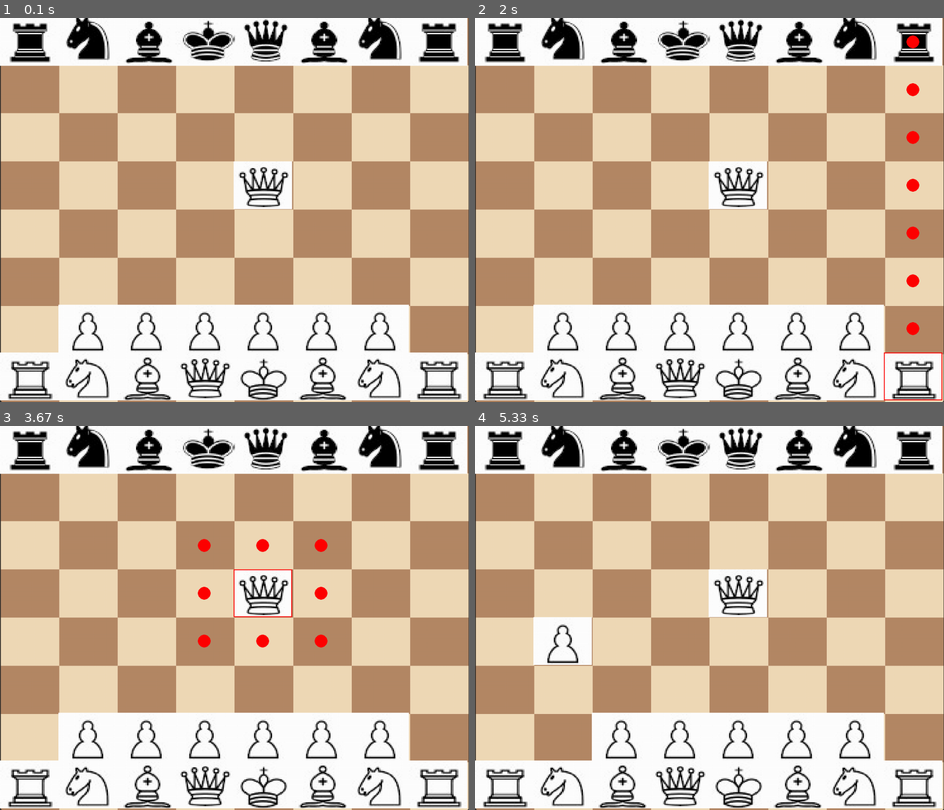
Above: before the commit, frames 1-4 (two rows, left to right).
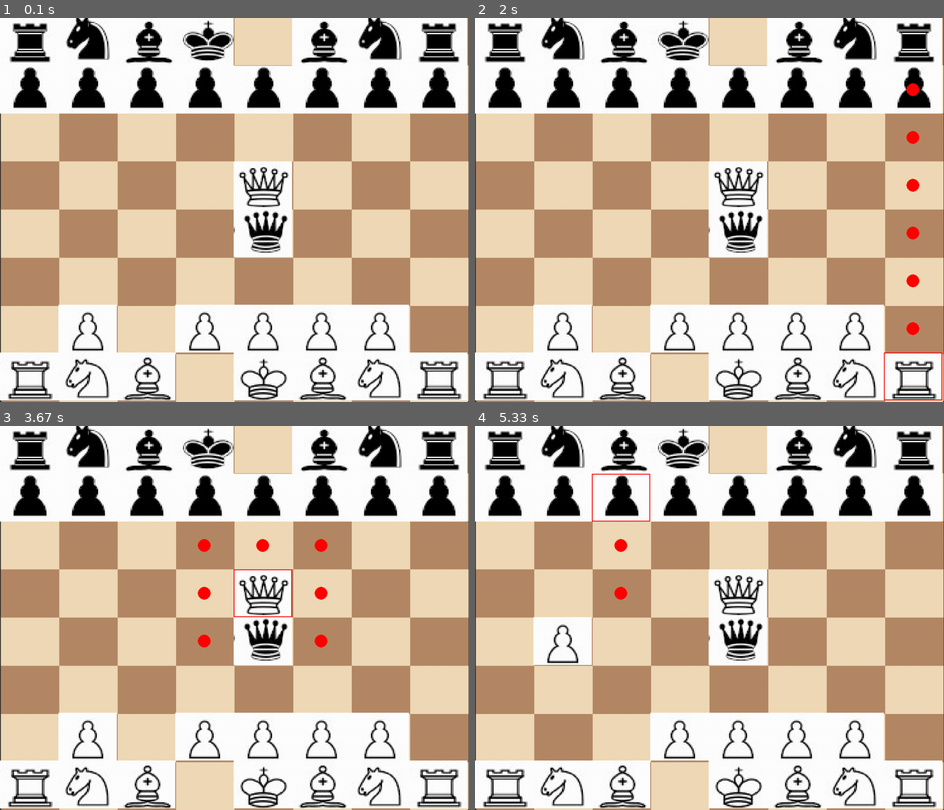
Above: after the commit, the same moments.

Repository: Guillotine189/pygame
Game: pygame game, started from Chess/Game.py
Two runs of this game, one before a commit and one after it. Both use one fixed random seed, a clock stepped at 60 frames per second and the inputs below.
Inputs (mouse positions are in pixels of both pictures, inside the frame that each line leads up to):
- Up to frame 1 (0.1 s): no input
- Up to frame 2 (2 s): click (709, 210) at 0.38 s; click (883, 344) at 1.22 s; click (596, 133) at 1.55 s; click (887, 355) at 1.88 s
- Up to frame 3 (3.67 s): click (168, 537) at 2.22 s; click (398, 717) at 2.55 s; click (79, 656) at 2.88 s; click (253, 602) at 3.58 s
- Up to frame 4 (5.33 s): click (878, 706) at 4.05 s; click (564, 760) at 4.38 s; click (564, 641) at 4.72 s; click (596, 518) at 5.05 s

The runs differ from the first frame. In frame 1, 19% of the frame differs, in the area x 0-100%, y 0-100%; in frame 2, 19%; in frame 3, 19%; in frame 4, 19%.

Commit message:
added check

Diff:
--- a/Chess/Game.py
+++ b/Chess/Game.py
@@ -87,8 +87,9 @@
 
                 if (bo.board[i][j] == 0 or bo.board[i][j].color != bo.board[start_row][start_col].color) and check_element_in_arr((i, j), valid_moves):
                     move = 0
-                    print("MOVED")
                     king_was_not_able_to_move = bo.move_piece(start_row, start_col, i, j, current_player_color)
+                    bo.check('w')
+                    bo.check('b')
                     bo.deselect_all()
                     if king_was_not_able_to_move:
                         pass
@@ -97,6 +98,8 @@
                             current_player_color = 'b'
                         else:
                             current_player_color = 'w'
+
+                        print("MOVED")
                 elif (i, j) == (start_row, start_col):
                     move = 0
                     bo.deselect_all()
--- a/Chess/Pieces.py
+++ b/Chess/Pieces.py
@@ -53,6 +53,7 @@
         self.drawimage = None
         self.width = int(1100/8)
         self.height = int(900/8)
+        self.check = False
 
     def my_color(self):
         return self.color
@@ -67,6 +68,9 @@
             self.drawimage = B[self.image]
 
         screen.blit(self.drawimage, (self.column * self.width, self.row * self.height))
+        if self.check:
+            pygame.draw.rect(screen, 'blue', (self.column * self.width, self.row * self.height, self.width, self.height), 0)
+
         if self.selected:
 
             valid_moves = self.valid_moves(board)
@@ -74,6 +78,7 @@
                 for d in valid_moves:
                     center = d[1]*self.width + self.width/2, d[0]*self.height + self.height/2
                     pygame.draw.circle(screen, 'red', center, 15, 0)
+
 
             pygame.draw.rect(screen, 'red', (self.column * self.width, self.row * self.height, self.width, self.height), 2)
 
@@ -371,6 +376,7 @@
 
 class King(pieces):
     image = 1
+    check = False
 
     def valid_moves(self, board):
         moves = []
@@ -450,25 +456,7 @@
                 if p.color != self.color and type(p) != type(board[i][j]):
                     moves.append((i + 1, j + 1))
 
-        # danger_moves = self.king_danger_moves(board)
-        # for i in moves:
-        #     for j in danger_moves:
-        #         if i == j:
-        #             moves.remove(i)
-
         return moves
-
-
-
-
-
-
-
-
-
-
-
-
 
 
 
--- a/Chess/board.py
+++ b/Chess/board.py
@@ -18,8 +18,9 @@
 
 
 def check_element_in_arr(element, arr):
-
+    # print(arr)
     for i in arr:
+        # print(i, element)
         if type(i) == type(check_tup):
             # THIS IS A TUPLE
             if element == i:
@@ -27,6 +28,7 @@
         elif type(i) == type(check_list) and len(i) > 0:
             # THE TUPLES ARE IN A LIST
             for j in i:
+                # print(j, element)
                 if element == j:
                     return True
         else:
@@ -57,38 +59,43 @@
         self.board[0][1] = Knight(0, 1, 'b')
         self.board[0][2] = Bishop(0, 2, 'b')
         self.board[0][3] = Queen(0, 3, 'b')
-        self.board[0][4] = King(0, 4, 'b')
+        # self.board[0][4] = King(0, 4, 'b')
         self.board[0][5] = Bishop(0, 5, 'b')
         self.board[0][6] = Knight(0, 6, 'b')
         self.board[0][7] = Rook(0, 7, 'b')
 
-        # self.board[1][0] = Pawn(1, 0, 'b')
-        # self.board[1][1] = Pawn(1, 1, 'b')
-        # self.board[1][2] = Pawn(1, 2, 'b')
-        # self.board[1][3] = Pawn(1, 3, 'b')
-        # self.board[1][4] = Pawn(1, 4, 'b')
-        # self.board[1][5] = Pawn(1, 5, 'b')
-        # self.board[1][6] = Pawn(1, 6, 'b')
-        # self.board[1][7] = Pawn(1, 7, 'b')
+        self.board[1][0] = Pawn(1, 0, 'b')
+        self.board[1][1] = Pawn(1, 1, 'b')
+        self.board[1][2] = Pawn(1, 2, 'b')
+        self.board[1][3] = Pawn(1, 3, 'b')
+        self.board[1][4] = Pawn(1, 4, 'b')
+        self.board[1][5] = Pawn(1, 5, 'b')
+        self.board[1][6] = Pawn(1, 6, 'b')
+        self.board[1][7] = Pawn(1, 7, 'b')
+        self.board[6][3] = Pawn(6, 3, 'w')
+        self.board[6][4] = Pawn(6, 4, 'w')
+        self.board[6][5] = Pawn(6, 5, 'w')
+        self.board[6][6] = Pawn(6, 6, 'w')
 
         self.board[3][4] = King(3, 4, 'w')
+        self.board[4][4] = King(4, 4, 'b')
 
         self.board[7][0] = Rook(7, 0, 'w')
         self.board[7][1] = Knight(7, 1, 'w')
         self.board[7][2] = Bishop(7, 2, 'w')
         self.board[7][4] = Queen(7, 4, 'w')
-        self.board[7][3] = King(7, 3, 'w')
+        # self.board[7][3] = King(7, 3, 'w')
         self.board[7][5] = Bishop(7, 5, 'w')
         self.board[7][6] = Knight(7, 6, 'w')
         self.board[7][7] = Rook(7, 7, 'w')
 
         # self.board[6][0] = Pawn(6, 0, 'w')
         self.board[6][1] = Pawn(6, 1, 'w')
-        self.board[6][2] = Pawn(6, 2, 'w')
-        self.board[6][3] = Pawn(6, 3, 'w')
-        self.board[6][4] = Pawn(6, 4, 'w')
-        self.board[6][5] = Pawn(6, 5, 'w')
-        self.board[6][6] = Pawn(6, 6, 'w')
+        # self.board[6][2] = Pawn(6, 2, 'w')
+        # self.board[6][3] = Pawn(6, 3, 'w')
+        # self.board[6][4] = Pawn(6, 4, 'w')
+        # self.board[6][5] = Pawn(6, 5, 'w')
+        # self.board[6][6] = Pawn(6, 6, 'w')
         # self.board[6][7] = Pawn(6, 7, 'w')
 
     def draw(self, screen):
@@ -214,6 +221,22 @@
                     self.move_old_piece = False
                  #  Return 1 so that you will not change player
 
+        if self.check(color_current):
+            piece_at_new_pos = self.board[ni][nj]
+            self.board[ni][nj] = self.board[oi][oj]  # new position
+            self.board[oi][oj] = 0
+
+            if self.check(color_current):
+                king_was_not_able_to_move = True
+                self.update_old_piece = False
+                self.remove_old_piece = False
+                self.move_old_piece = False
+            else:
+                pass
+
+            self.board[oi][oj] = self.board[ni][nj]
+            self.board[ni][nj] = piece_at_new_pos
+
 
 
         if self.update_old_piece:
@@ -235,7 +258,7 @@
         piece_at_new_pos = self.board[k][l]
 
         self.board[k][l] = self.board[ii][ij] # new position has king
-        # self.board[ii][ij].move(k, l)
+        # self.board[ii][ij].move(k, l            # self.board[ii][ij].move(k, l))
         self.board[ii][ij] = 0
 
         new_danger_moves = self.king_danger_moves(k, l)
@@ -270,6 +293,9 @@
                                 if j > 0:
                                     danger_moves.append((i - 1, j - 1))
 
+                        elif isinstance(self.board[i][j], King):
+                            pass
+
                         else:
                             danger_moves.append(self.board[i][j].return_valid_moves(self.board))
 
@@ -279,6 +305,24 @@
 
     def return_valid(self, i, j):
         return self.board[i][j].return_valid_moves(self.board)
+
+
+
+    def check(self, for_color):
+        position = 0, 0
+        for i in range(self.rows):
+            for j in range(self.columns):
+                if self.board[i][j] != 0 and self.board[i][j].color == for_color and isinstance(self.board[i][j], King):
+                    position = i, j
+
+        enemy_moves = self.king_danger_moves(position[0], position[1])
+        if check_element_in_arr((position[0],position[1]), enemy_moves):
+            self.board[position[0]][position[1]].check = True
+            print(f"CHECK FOR {for_color}")
+            return True
+        else:
+            self.board[position[0]][position[1]].check = False
+            return False
 
 
     def change_piece(self):
